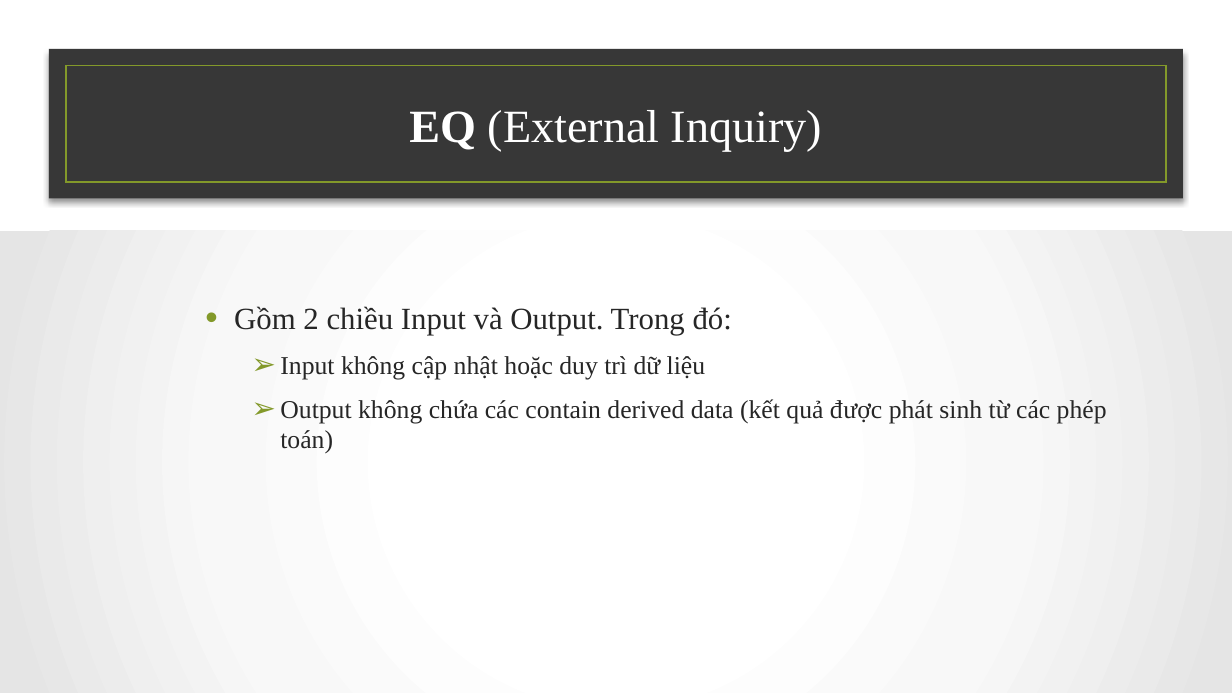
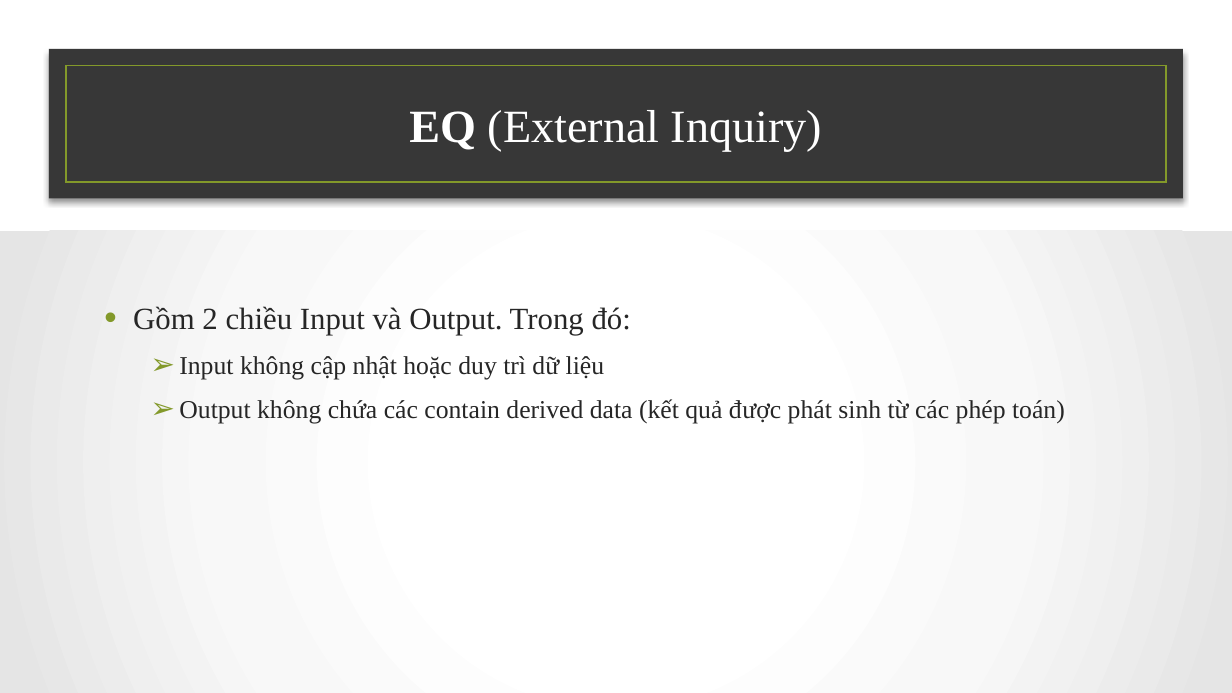
Before and after one commit to NamBang/CEMEM, a slide deck: slide 26 of FILE_BAO_CAO/Funciton-Point .pptx (slide 25 before the commit). Drawn at 1232x693 pixels with LibreOffice and Linux fonts; fonts in the diff are those of the drawing; background and template pictures are left out. Boxes give left, top, right and bottom in pixels: in the first picture for what was removed or moved away, otherwise in the second. Text is boxed around its words. In the diff, an @@ line names an element or a change of style, - is before the commit and + after.

```diff
--- a/FILE_BAO_CAO/Funciton-Point .pptx
+++ b/FILE_BAO_CAO/Funciton-Point .pptx
@@ text "Gồm 2 chiều Input và ..." rewrapped from <box>234,306,1107,453</box> to <box>133,306,1065,423</box> @@
```
Also in this commit, not shown: 14 other slides changed, 5 slides added, 2 slides removed.
